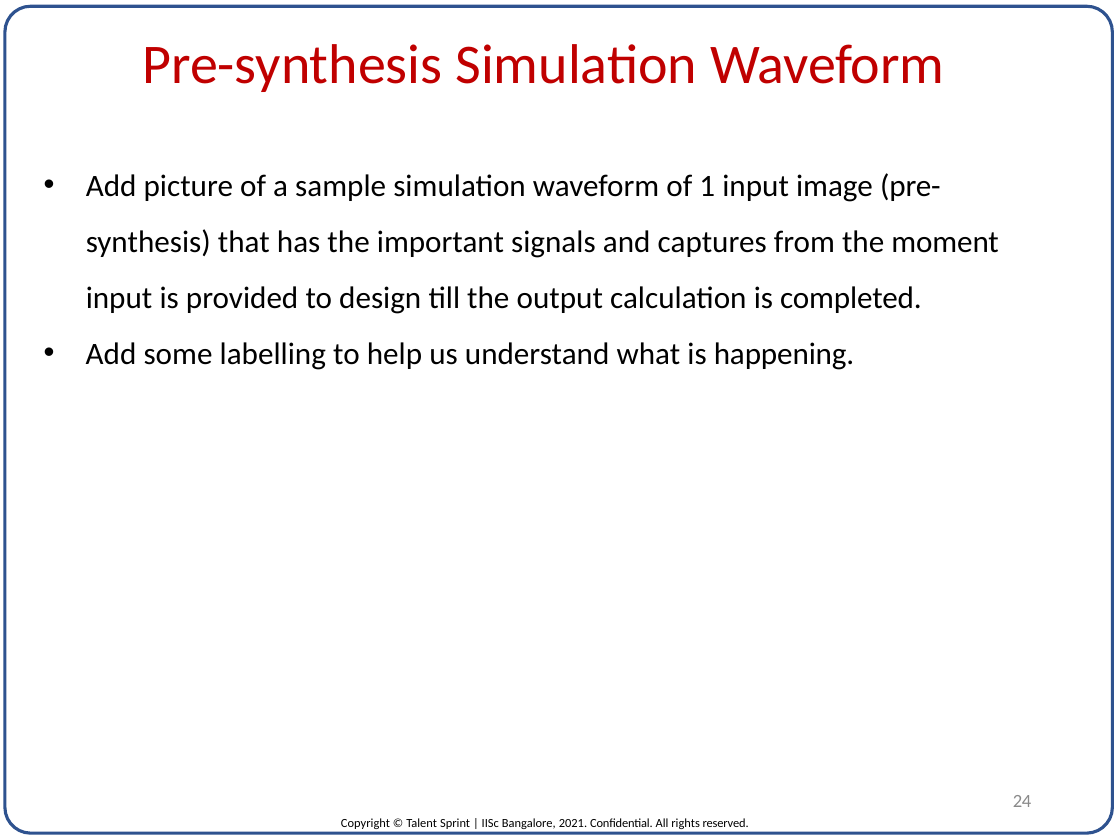
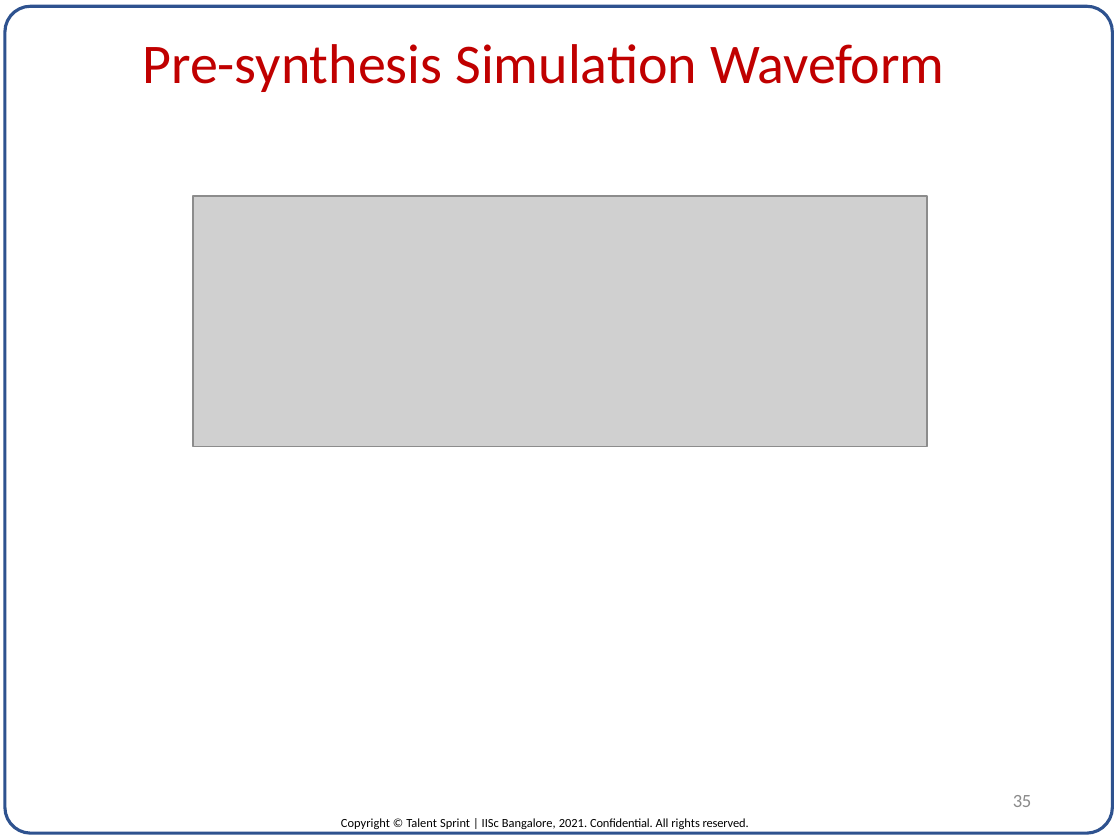
Before and after one commit to ImDanielMarkIsaac/DVLSI_ML_Project, a slide deck: slide 35 of FINAL_FILES/project_template.pptx (slide 24 before the commit). Drawn at 1120x840 pixels with LibreOffice and Linux fonts; fonts in the diff are those of the drawing; grey boxes stand for pictures. Boxes give left, top, right and bottom in pixels: in the first picture for what was removed or moved away, otherwise in the second. Text is boxed around its words. In the diff, an @@ line names an element or a change of style, - is before the commit and + after.

```diff
--- a/FINAL_FILES/project_template.pptx
+++ b/FINAL_FILES/project_template.pptx
@@ text removed at (86,173,998,370) @@
-• Add picture of a sample simulation waveform of 1 input image (pre- synthesis) that has the important signals and captures from the moment input is provided to design till the output calculation is completed.
-• Add some labelling to help us understand what is happening.
@@ picture added at (193,196,926,447) @@
@@ page number at (1013,795,1031,807): text changed @@
-24
+35
```
Also in this commit, not shown: 25 other slides changed, 18 slides added, 1 other file.
